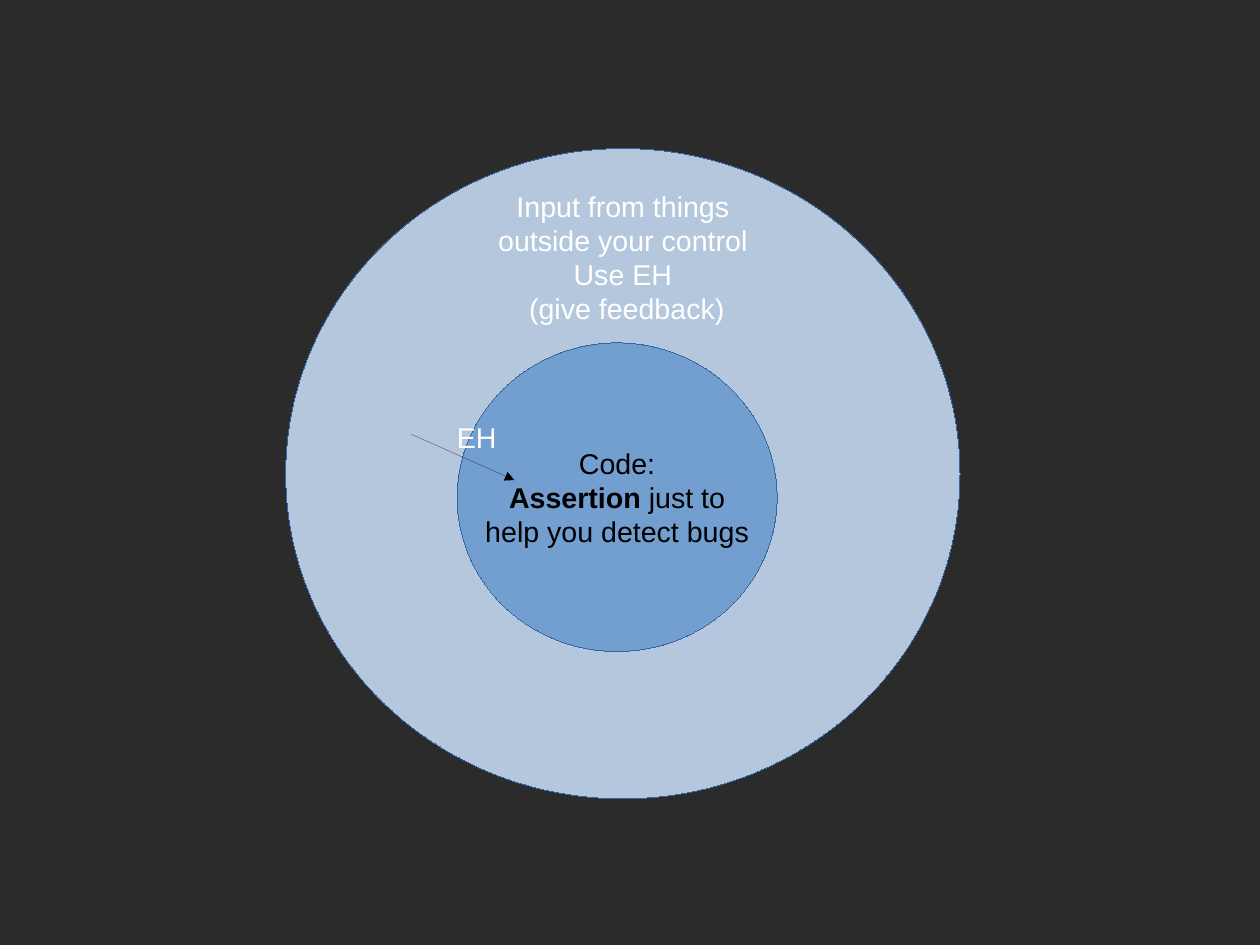
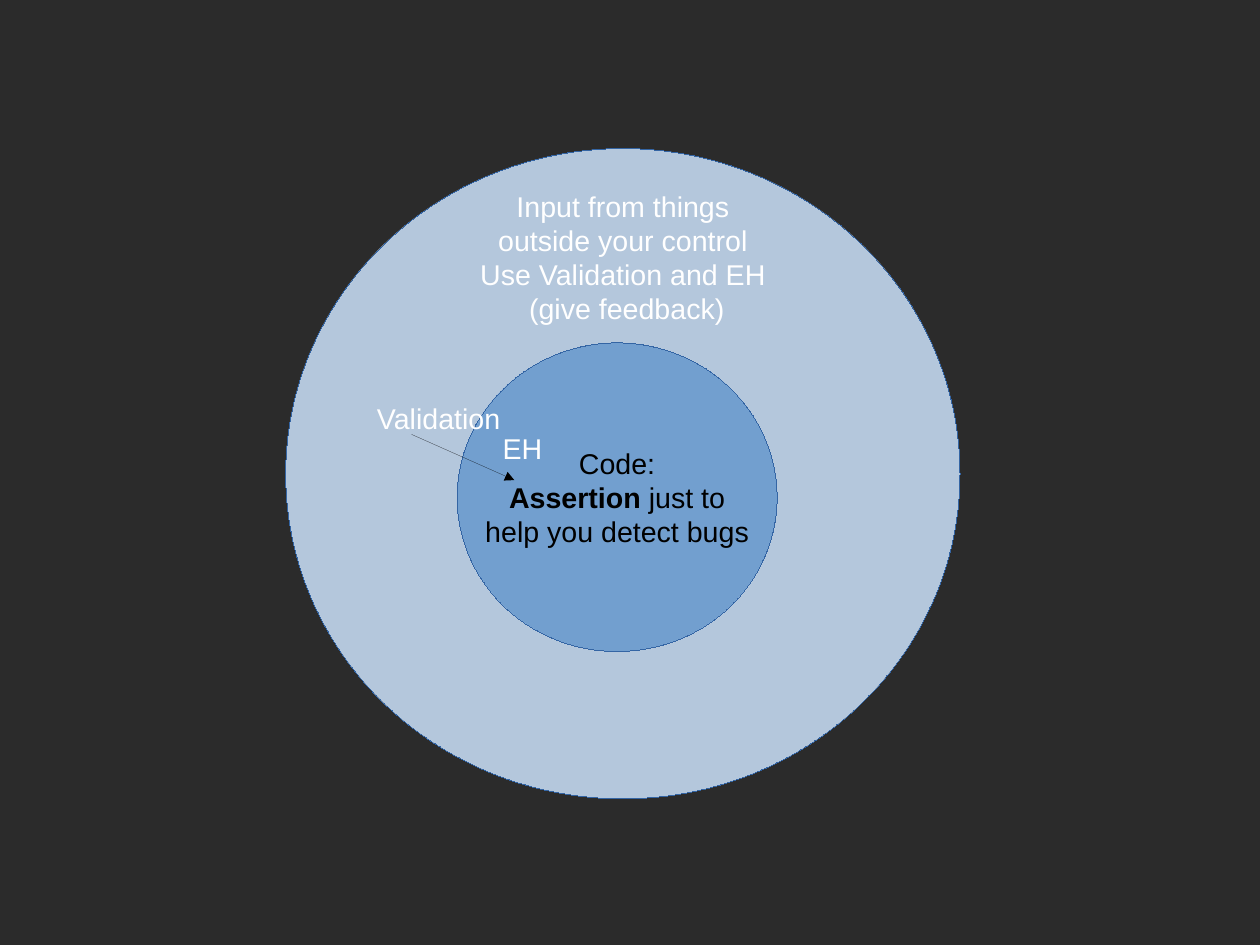
Before and after one commit to talyaron/full-stack, a slide deck: slide 13 of JS/exception handeling/Error Handling and Assertion.odp. Drawn at 1260x945 pixels with LibreOffice and Linux fonts; fonts in the diff are those of the drawing; background and template pictures are left out; a plain dark background stands for a picture behind light text. Boxes give left, top, right and bottom in pixels: in the first picture for what was removed or moved away, otherwise in the second. Text is boxed around its words. In the diff, an @@ line names an element or a change of style, - is before the commit and + after.

```diff
--- a/JS/exception handeling/Error Handling and Assertion.odp
+++ b/JS/exception handeling/Error Handling and Assertion.odp
@@ text at (480,264,766,285): text changed @@
-Use EH
+Use Validation and EH
@@ text added at (377,407,500,435), 18 pt, text #FFFFFF @@
+Validation
@@ text "EH" rewrapped from (457,425,497,453) to (503,439,543,459) @@
```
Also in this commit, not shown: 1 other file.
